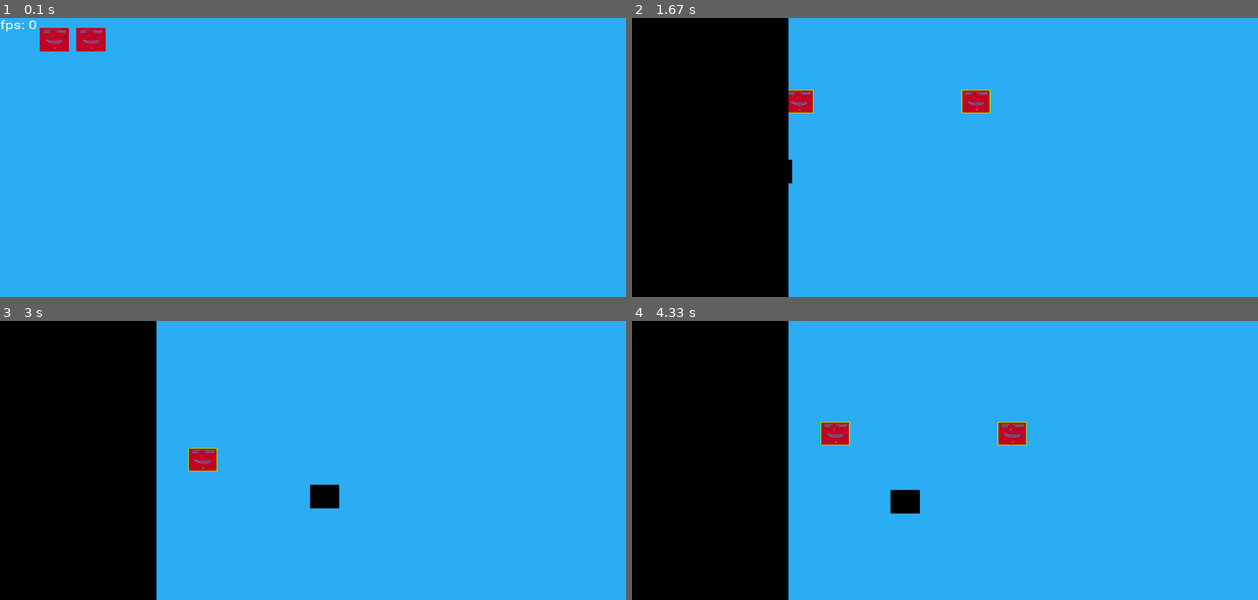
Above: before the commit, frames 1-4 (two rows, left to right).
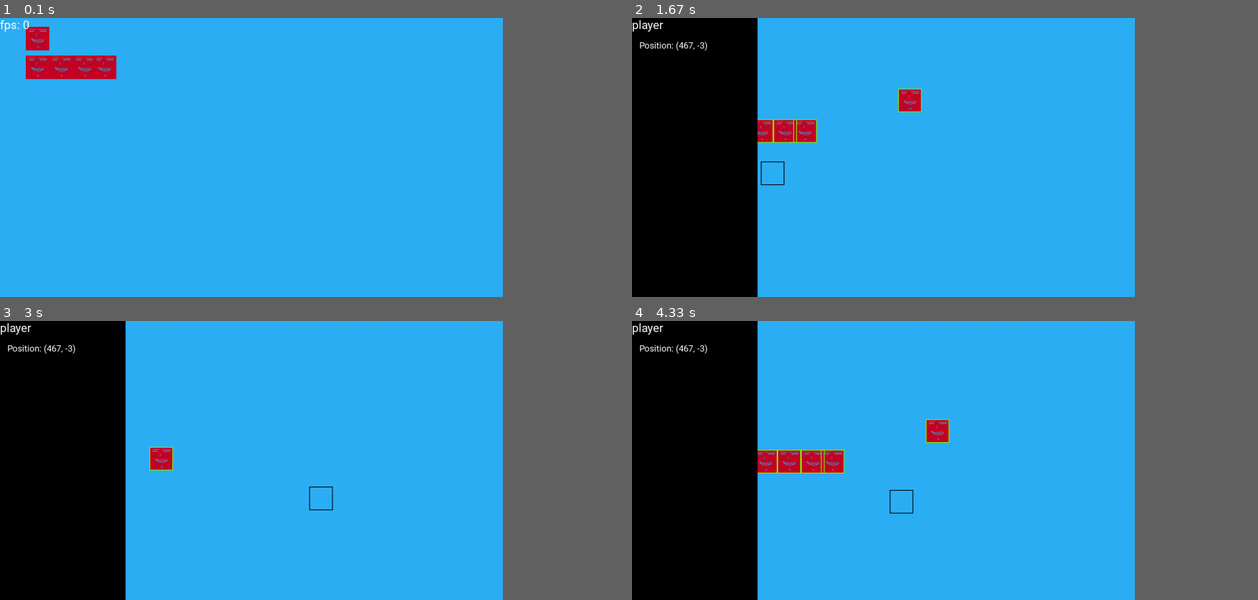
Above: after the commit, the same moments.

Repository: BleastT/Pygame_Engine
Game: pygame game, started from main.py
The game is run twice, just before and just after one commit, with the same random seed, the same clock (stepped at 60 frames per second) and the same inputs.
Inputs (mouse positions are in pixels of both pictures, inside the frame that each line leads up to):
- Up to frame 1 (0.1 s): no input
- Up to frame 2 (1.67 s): hold Space 0.33-0.8 s; hold D 0.33-0.8 s; tap F10 at 0.83 s; click (644, 23) at 1.22 s, where only the run after the commit has a clickable "player"; hold D from 1.5 s (still down); move the mouse to (763, 160) at 1.53 s; tap Space at 1.57 s
- Up to frame 3 (3 s): tap Space at 1.87, 2.07, 2.4, 2.7, 2.9 s; release D at 1.97 s; hold W 2-2.3 s; move the mouse to (93, 418) at 2.03 s; hold D 2.33-2.8 s; move the mouse to (325, 362) at 2.37 s; hold A from 2.83 s (still down); move the mouse to (306, 485) at 2.87 s
- Up to frame 4 (4.33 s): tap Space at 3.2, 3.47, 3.8, 4.1, 4.23 s; release A at 3.37 s; hold S 3.4-3.7 s; move the mouse to (894, 365) at 3.43 s; hold A 3.73-4.13 s; move the mouse to (700, 452) at 3.77 s; hold W from 4.17 s (still down); move the mouse to (888, 491) at 4.2 s
In our replay, the window is 900x401 before the commit and 723x401 after it. These sizes can differ from the game's own. Grey fills any space a smaller window leaves; there, only what the larger window draws over its background counts as a difference.

The runs differ from the first frame. In frame 1, 2.3% of the frame differs, in the area x 0-19%, y 0-22%; in frame 2, 6.7%; in frame 3, 6.3%; in frame 4, 7.5%, in the area x 0-64%, y 0-100%.

Commit message:
added collision detection for all non static objects

Diff:
--- a/Bin/Engine.py
+++ b/Bin/Engine.py
@@ -1,13 +1,29 @@
-from enum import Flag
 import pygame
 import sys
 import math
 
 
-
-
-
 #### BASIC FUNCTIONS
+# def read_file(path):
+#     file = open(path, 'r')
+#     lines  = []
+#     for line in file.readlines():
+#         lines.append(line)
+#     file.close()
+
+#     return lines
+
+# def write_file(path, text):
+#     # print(text)
+#     file = open(path, 'w')
+#     final = []
+#     for text_ in text:
+#         text_ += '\n'
+#         final.append(text_)
+#     file.writelines(final)
+
+#     file.close()
+
 def check_key_pressed(key):
     keys = pygame.key.get_pressed()
     if keys[key]:
@@ -18,7 +34,7 @@
 def encrypt_decrypt(text_to_encrypt, mode=0):
     # 0 is encrypt
     # 1 is decrypt
-    return_text = ''
+    return_text = []
 
     code = {
         'a': '1' ,
@@ -69,19 +85,26 @@
         '_': 'U' ,
         '-': 'M' ,
         '[': 'I',
-        ']': 'C'
+        ']': 'C',
+        '{': '&',
+        '}': '#',
+        '/': '}',
+        '\\': '{'
     }
 
 
 
-    if mode == 0:
-        for char in text_to_encrypt.lower():
-            return_text += code[char]
-    else:
-        for char in text_to_encrypt:
-            return_text += list(code.keys())[list(code.values()).index(char)]
-
-
+    for text in text_to_encrypt:
+        text_ = ''
+        if mode == 0:
+            for char in text.lower():
+                text_ += code[char]
+        else:
+            for char in text:
+                text_ += list(code.keys())[list(code.values()).index(char)]
+        return_text.append(text_)
+
+    # print(return_text)
     return return_text
 
 
@@ -92,14 +115,12 @@
 
     pygame.init()
 
-    def __init__(self, screenRes, displayRes,max_fps = 60, show_fps = False) -> None:
+    def __init__(self, screenRes,max_fps = 60, show_fps = False) -> None:
              ##WINDOW PARAMETERS AND VARIABLES
         self.screenRes = screenRes
-        self.displayRes = displayRes
         self.max_fps = max_fps
         self.show_fps = show_fps
         self.screen = pygame.display.set_mode(self.screenRes)
-        self.display = pygame.Surface(self.displayRes)
             ##GAMEPLAY VARIABLES
         self.objects =  {}
         self.running = True
@@ -146,14 +167,14 @@
 
 
     def update(self):
-        self.display.fill((45, 175, 245))
-        camOffset = self.CameraMove()
+        self.screen.fill((45, 175, 245))
+        self.CameraMove()
         for object in self.objects:
             curr_object = self.objects[object]
             if curr_object.type != 'static' and self.is_editorMode == False:
                 curr_object.update(self.deltatime) # update the object
-            if self.is_inside_preview(curr_object) == True:
-                curr_object.draw(self.display, camOffset) # draw objects
+                curr_object.collider(self.objects)
+            self.renderObject(curr_object)
 
 
         if self.show_fps == True and self.is_editorMode == False:
@@ -164,23 +185,22 @@
 
 
     def flip(self): # display the frame to the screen
-        surf = pygame.transform.scale(self.display, self.screenRes) # scale the display
-        self.screen.blit(surf, (0,0))
-        self.clock.tick(self.max_fps) #update the fps
+        self.clock.tick() #update the fps
         self.deltatime = self.clock.get_time() / 1000 # calculate the deltatime
-        pygame.display.flip() # show the screen to the player
+        pygame.display.update() # show the screen to the player
 
     def createObject(self, object):
         if object.name == '':
             object.name = 'object_' + str(len(self.objects))
         self.objects[object.name] = object # add new object to the list
+
         print(f"[CHECK] {object.name.upper()} initialized")
 
     def fps_counter(self, fps):
         if self.show_fps == True:
             font = pygame.font.Font("Bin/assets/fonts/Roboto_Regular.ttf", 32)
             text = font.render(f'fps: {fps} ', True,(255,255,255))
-            self.display.blit(text, (0,0))   #diplay fps on demand
+            self.screen.blit(text, (0,0))   #diplay fps on demand
 
     def activateCameraFollow(self,name):
         self.objToFollow = name # set the cmerafollow
@@ -199,17 +219,13 @@
                 self.cameray += -self.cameraySpeed * self.deltatime
             elif check_key_pressed(pygame.K_s):
                 self.cameray += self.cameraySpeed * self.deltatime
-
-            return self.camerax, self.cameray
         else:
             if self.objToFollow != '':
                 object = self.objects[self.objToFollow]
-                width, height = self.displayRes
+                width, height = self.screenRes
                 self.camerax += (object.rect.x - (self.camerax + (width / 2)) + object.width / 2) * self.camDelayX * self.deltatime
                 self.cameray += (object.rect.y - (self.cameray + (height / 2)) + object.height / 2) * self.camDelayY * self.deltatime
-                return self.camerax, self.cameray
-            else:
-                return 0,0
+
 
     def cam_position(self):
         return self.camerax, self.cameray
@@ -220,18 +236,28 @@
     def disabelEditorMode(self):
         self.is_editorMode = False
 
-    def is_inside_preview(self, object):
-        x,y = self.displayRes
-        if object.rect.x + object.width > 0 and object.rect.x < x \
-            and object.rect.y + object.height > 0 and object.rect.y < y:
+    def is_object_inside_preview(self, object):
+        x,y = self.screenRes
+        if object.displayx + object.width > 0 and object.displayx < x \
+            and object.displayy + object.height > 0 and object.displayy < y:
             return True
         else:
             return False
 
+    def renderObject(self, object):
+        object.displayx = object.rect.x - self.camerax
+        object.displayy = object.rect.y - self.cameray
+
+        if self.is_object_inside_preview(object) == True:
+            self.screen.blit(object.img, (object.displayx, object.displayy))
+
+
+
 
 class OBJECT():
     def __init__(self, img_path, name,type, start_pos=(0,0), function='') -> None:
         self.img = pygame.image.load(img_path)
+        self.img_path = img_path
         self.name = name
         self.width = self.img.get_width()
         self.height = self.img.get_height()
@@ -241,11 +267,10 @@
 
         self.displayx = 0
         self.displayy = 0
-    def draw(self,screen, camOffset):
-        xCamOffset, yCamOffset = camOffset
-        self.displayx = self.rect.x - xCamOffset
-        self.displayy = self.rect.y - yCamOffset
-        screen.blit(self.img, (self.displayx,self.displayy))
+        self.movement = [0,0]
+        self.hitlist = []
+        self.initialized_script = False
+
 
     def move_by(self, x, y): # add a value to th existant position of the object
         self.rect.x += x
@@ -261,21 +286,61 @@
 
     def update(self, deltatime):
         if self.function != '':
-            self.function(self, deltatime)
+            return self.function(self, deltatime)
         else:
-           pass
+           return
+    def collision_test(self, objects):
+        hitlist = []
+        for object in objects:
+            curr_object = objects[object]
+            if curr_object == self:
+                pass
+            else:
+                if self.rect.colliderect(curr_object.rect):
+                    hitlist.append(curr_object.rect)
+
+        return hitlist
+
+    def collider(self, others):
+        self.collision_types = {'Top': False, 'Bottom':False, 'Left':False, 'Right':False}
+        self.move_by(self.movement[0], 0)
+        hitlist = self.collision_test(others)
+        for other in hitlist:
+            if self.movement[0] > 0:
+                self.rect.right = other.left
+                self.collision_types['Right'] = True
+            elif self.movement[0] < 0:
+                self.rect.left = other.right
+                self.collision_types['Left'] = True
+        self.move_by(0, self.movement[1])
+        hitlist = self.collision_test(others)
+        for other in hitlist:
+            if self.movement[1] < 0:
+                self.rect.top = other.bottom
+                self.collision_types['Top'] = True
+            elif self.movement[1] > 0:
+                self.rect.bottom = other.top
+                self.collision_types['Bottom'] = True
+
+        self.movement = [0,0]
+
 
 
 
 class EDITOR():
+
     def __init__(self) -> None:
-        pass
+        self.Titlefont = pygame.font.Font('Bin/assets/fonts/Roboto_Regular.ttf', 32)
+        self.Textfont = pygame.font.Font('Bin/assets/fonts/Roboto_Regular.ttf', 24)
     def update(self, window):
         for object in window.objects:
             curr_object = window.objects[object]
-            pygame.draw.rect(window.display, (124,252,0), pygame.Rect((curr_object.displayx,curr_object.displayy), (curr_object.width,curr_object.height)), width=2)
-
-        displayResX, displayResY = window.displayRes
+            pygame.draw.rect(window.screen, (124,252,0), pygame.Rect((curr_object.displayx,curr_object.displayy), (curr_object.width,curr_object.height)), width=2)
+
+        self.CurrObjectTitle = self.Titlefont.render(f'player', True, (255,255,255))
+        self.CurrObjectPos = self.Textfont.render(f"Position: {window.objects['player'].position()}", True, (255,255,255))
+
+        displayResX, displayResY = window.screenRes
         self.editorWindow = pygame.Rect((0,0), (displayResX / 4, displayResY))
 
         screenResX, screenResY = window.screenRes
@@ -286,12 +351,16 @@
 
         mouseX = pygame.mouse.get_pos()[0] * screenFactorX
         mouseY = pygame.mouse.get_pos()[1] * screenFactorY
+        clippedX = round(mouseX/100, 1) * 100
+        clippedY = round(mouseY/100,1) * 100
         camX, camY = window.cam_position()
-        pygame.draw.rect(window.display, (0,0,0), pygame.Rect((mouseX, mouseY), (64,64)))
+        pygame.draw.rect(window.screen, (0,0,0), pygame.Rect((clippedX, clippedY), (64,64)), width=2)
 
 
         if window.left_clicking == True:
-            window.createObject(OBJECT('Bin/assets/images/player_prototype.png', '','static', start_pos=(mouseX + camX, mouseY + camY)))
-
-
-        pygame.draw.rect(window.display, (0,0,0), self.editorWindow)
+            window.createObject(OBJECT('Bin/assets/images/player_prototype.png', '','static', start_pos=(clippedX + camX, clippedY + camY)))
+
+
+        pygame.draw.rect(window.screen, (0,0,0), self.editorWindow)
+        window.screen.blit(self.CurrObjectTitle ,(0,0))
+        window.screen.blit(self.CurrObjectPos, (20 , 60))
--- a/main.py
+++ b/main.py
@@ -4,10 +4,12 @@
 
 def main():
 
-    Game = Engine.APPLICATION((1700,758),(1366,758),show_fps=True, max_fps=144)
+    Game = Engine.APPLICATION((1366,758),show_fps=True)
     Game.createObject(Engine.OBJECT('Bin/assets/images/player_prototype.png', 'player', 'fluid', function=player.MAIN))
-    Game.createObject(Engine.OBJECT('Bin/assets/images/player_prototype.png', 'collisionTest', 'static', start_pos=(80, 0)))
-
+    Game.createObject(Engine.OBJECT('Bin/assets/images/player_prototype.png', '', 'static',start_pos=(0, 80) ,function=player.MAIN))
+    Game.createObject(Engine.OBJECT('Bin/assets/images/player_prototype.png', '', 'static',start_pos=(64, 80) ,function=player.MAIN))
+    Game.createObject(Engine.OBJECT('Bin/assets/images/player_prototype.png', '', 'static',start_pos=(128, 80) ,function=player.MAIN))
+    Game.createObject(Engine.OBJECT('Bin/assets/images/player_prototype.png', '', 'static',start_pos=(182, 80) ,function=player.MAIN))
 
     Game.activateCameraFollow('player')
     while Game.running:
@@ -17,5 +19,6 @@
         Game.update()
         Game.flip()
 
+
 if __name__ == "__main__":
     main()
--- a/player.py
+++ b/player.py
@@ -1,19 +1,38 @@
 import Bin.Engine as Engine
 
 def MAIN(body, deltatime):
-    xspeed = 1000
-    yspeed = 500
+
+    def start():
+        body.xspeed = 1000
+        body.yvelocity = 0
+        body.gravity = 10
+        body.movement = [0,0]
+        body.jumping = False
+        body.jumpForce = 3
+
     def update():
         if Engine.check_key_pressed(Engine.pygame.K_a):
-            body.move_by(-xspeed * deltatime, 0)
+            body.movement[0] = -body.xspeed * deltatime
         elif Engine.check_key_pressed(Engine.pygame.K_d):
-            body.move_by(xspeed * deltatime, 0)
-
-        if Engine.check_key_pressed(Engine.pygame.K_w):
-            body.move_by(0, -yspeed * deltatime)
-        elif Engine.check_key_pressed(Engine.pygame.K_s):
-            body.move_by(0, yspeed * deltatime)
+            body.movement[0] = body.xspeed * deltatime
 
 
+        if Engine.check_key_pressed(Engine.pygame.K_SPACE) and body.jumping == False:
+            body.yvelocity = -body.jumpForce
+            body.jumping = True
+        else:
+            body.yvelocity += body.gravity * deltatime
 
-    update()
+
+        if body.collision_types['Bottom'] == True:
+            body.jumping = False
+            body.yvelocity = 0
+
+        body.movement[1] = body.yvelocity
+
+
+    if body.initialized_script == False:
+        start()
+        body.initialized_script = True
+    else:
+        update()
Empty file added: Bin/assets/data/text.txt
Binary file added: Bin/assets/images/ground.png
Binary file added: Bin/assets/images/player.png
